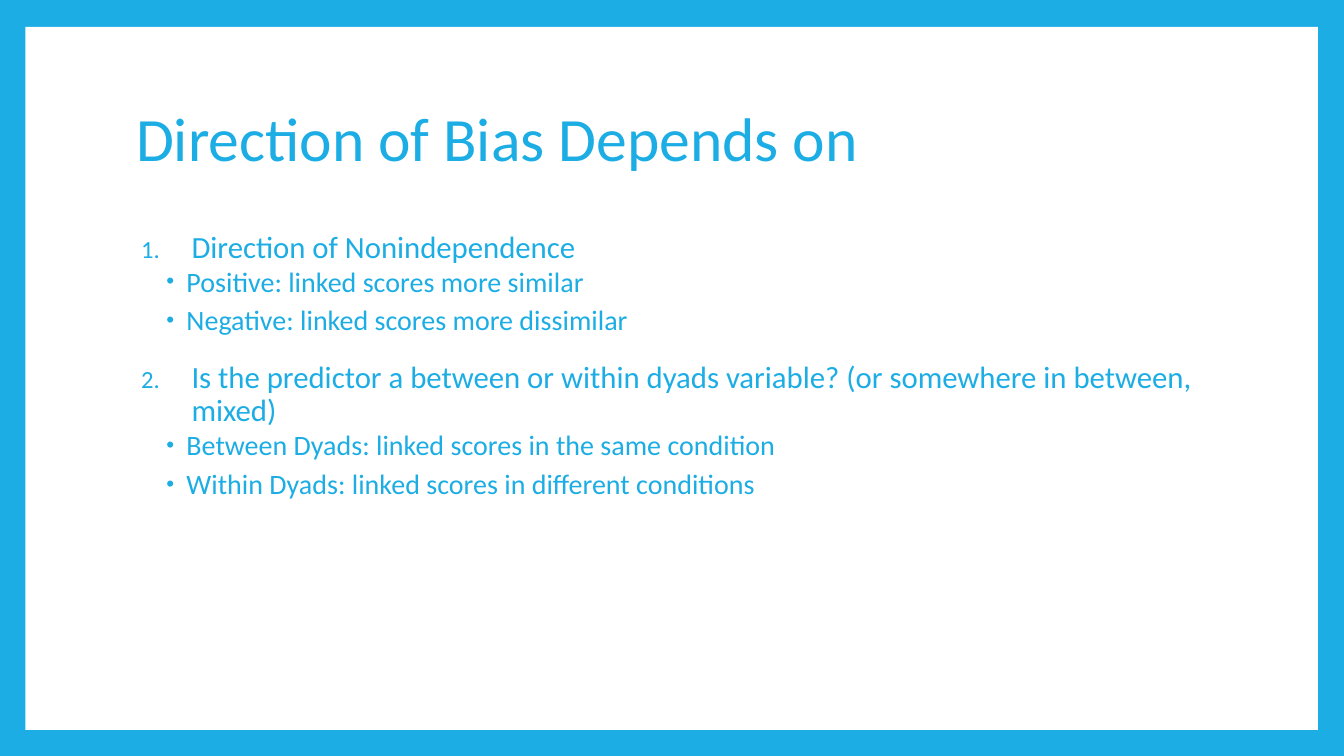
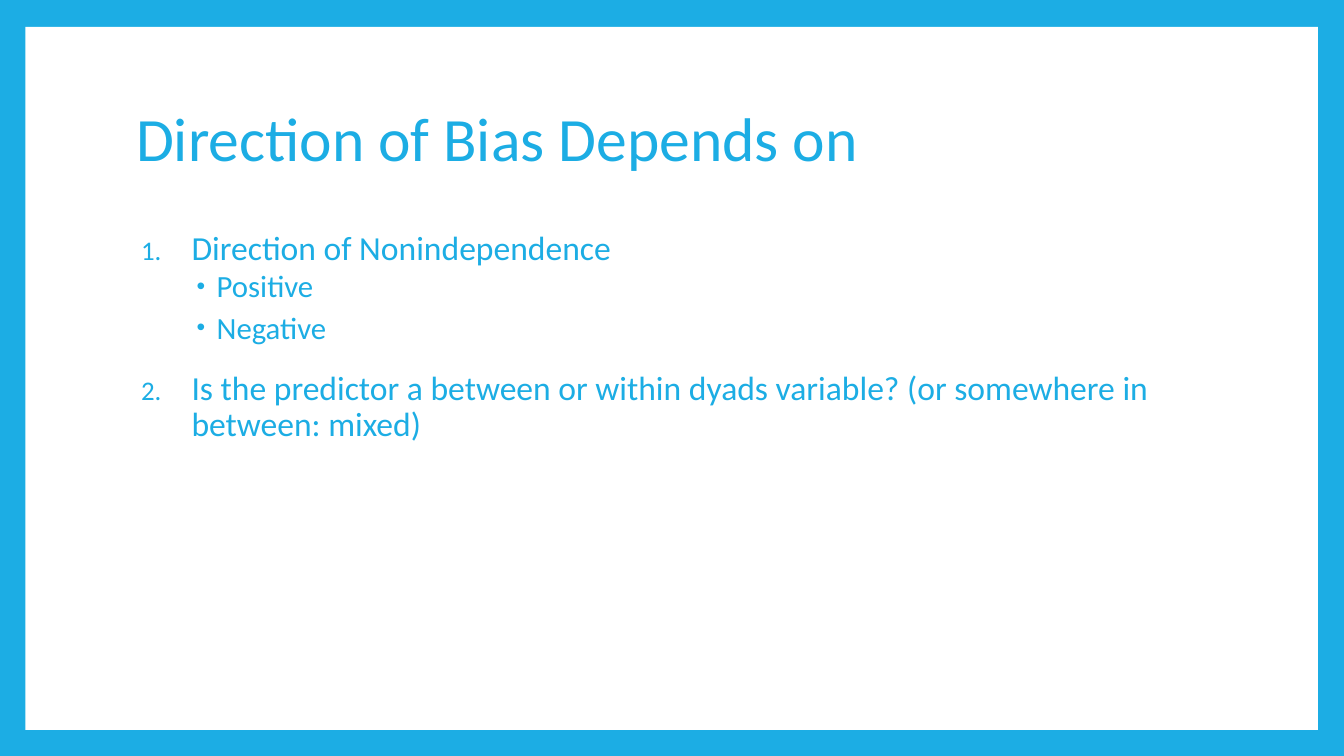
Before and after one commit to RandiLGarcia/2day-dyad-workshop, a slide deck: slide 33 of Day 1/Lecture Slides/Day 1 Slides.pptx (slide 35 before the commit). Drawn at 1344x756 pixels with LibreOffice and Linux fonts; fonts in the diff are those of the drawing. Boxes give left, top, right and bottom in pixels: in the first picture for what was removed or moved away, otherwise in the second. Text is boxed around its words. In the diff, an @@ line names an element or a change of style, - is before the commit and + after.

```diff
--- a/Day 1/Lecture Slides/Day 1 Slides.pptx
+++ b/Day 1/Lecture Slides/Day 1 Slides.pptx
@@ text at box(192, 236, 611, 266): size 22 to 24 pt in "Direction of Nonindependence" @@
@@ text at box(192, 275, 1148, 441): text changed; size 20 to 24 pt @@
-  • Positive: linked scores more similar
-  • Negative: linked scores more dissimilar
-2. Is the predictor a between or within dyads variable? (or somewhere in between, mixed)
-  • Between Dyads: linked scores in the same condition
-  • Within Dyads: linked scores in different conditions
+    • Positive
+    • Negative
+2. Is the predictor a between or within dyads variable? (or somewhere in between: mixed)
```
Also in this commit, not shown: 25 other slides changed, 4 slides added, 9 slides removed, 7 other files.
